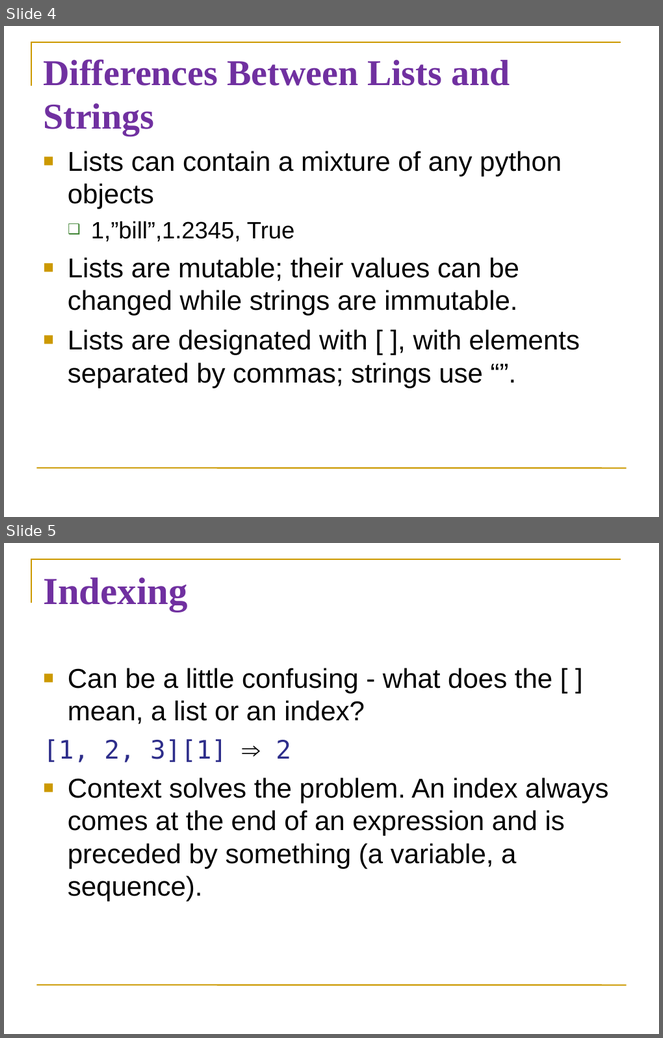
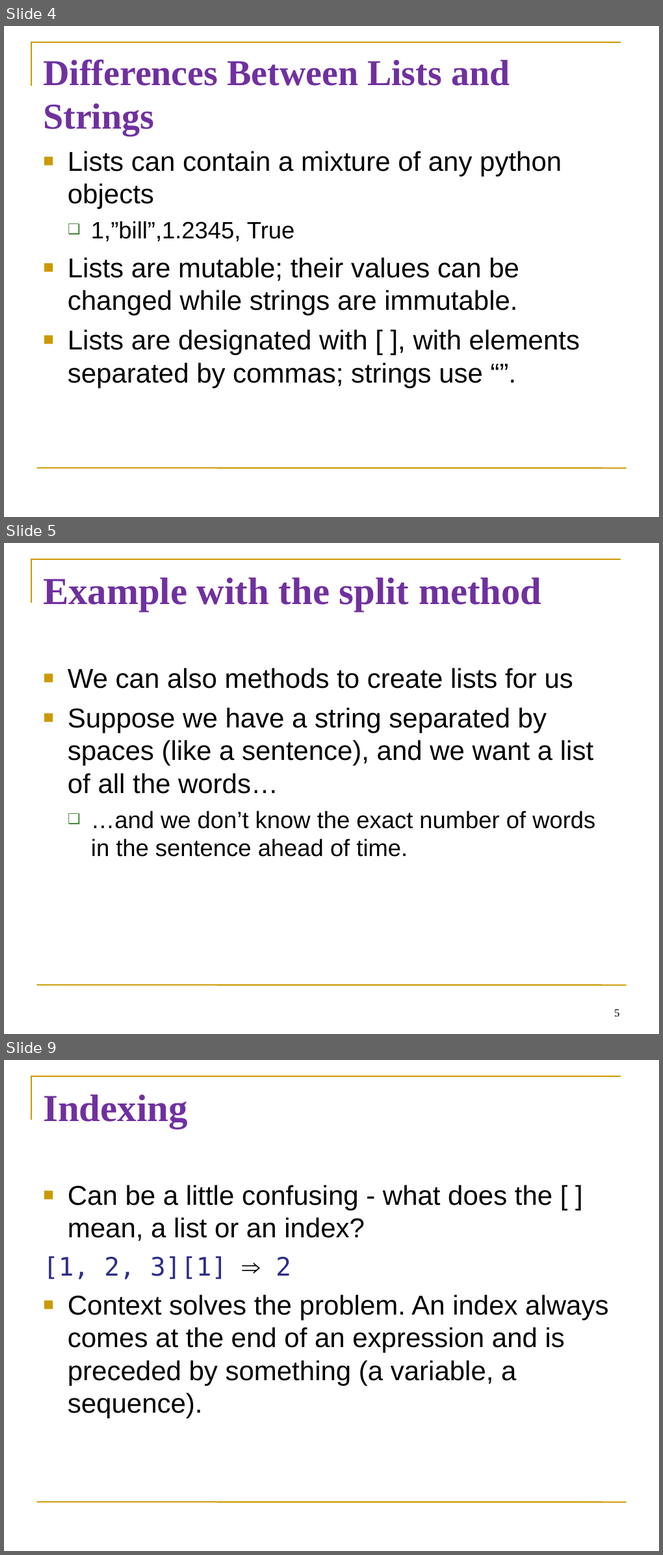
Before and after one commit to diesburg/cs1510_sp25, a slide deck: sessions/s27/s27.ppt. Shown one above the other, each under a label of ours: slides 4 and 5 before the commit, slides 4, 5 and 9 after it; the slides between them are not shown. The pictures are 663x1038 and 663x1555 pixels, drawn with LibreOffice and Linux fonts; fonts in the diff are those of the drawing. Boxes give left, top, right and bottom in pixels: in the first picture for what was removed or moved away, otherwise in the second. Text is boxed around its words. In the diff, an @@ line names an element or a change of style, - is before the commit and + after.

Commit message:
Updating session 27 to give a homework hint about spliting a string into a list

```diff
--- a/sessions/s27/s27.ppt
+++ b/sessions/s27/s27.ppt
@@ slide 5 added at <box>4,543,659,1034</box>, background #FFFFFF; not listed: 2 template elements that a slide beside it also shows @@
@@ title added at <box>43,577,542,611</box>, 42 pt, text #7030A0, bold @@
+Example with the split method
@@ text added at <box>68,668,596,857</box>, 30 pt, text #000000 @@
+■ We can also methods to create lists for us
+■ Suppose we have a string separated by spaces (like a sentence), and we want a list of all the words…
+  ❑ …and we don’t know the exact number of words in the sentence ahead of time.
@@ page number added at <box>614,1010,620,1017</box>, 12 pt, text #000000 @@
+5
@@ what was slide 5 is now slide 9 @@
```
Also in this commit, not shown: 3 other slides added, 1 other file.
